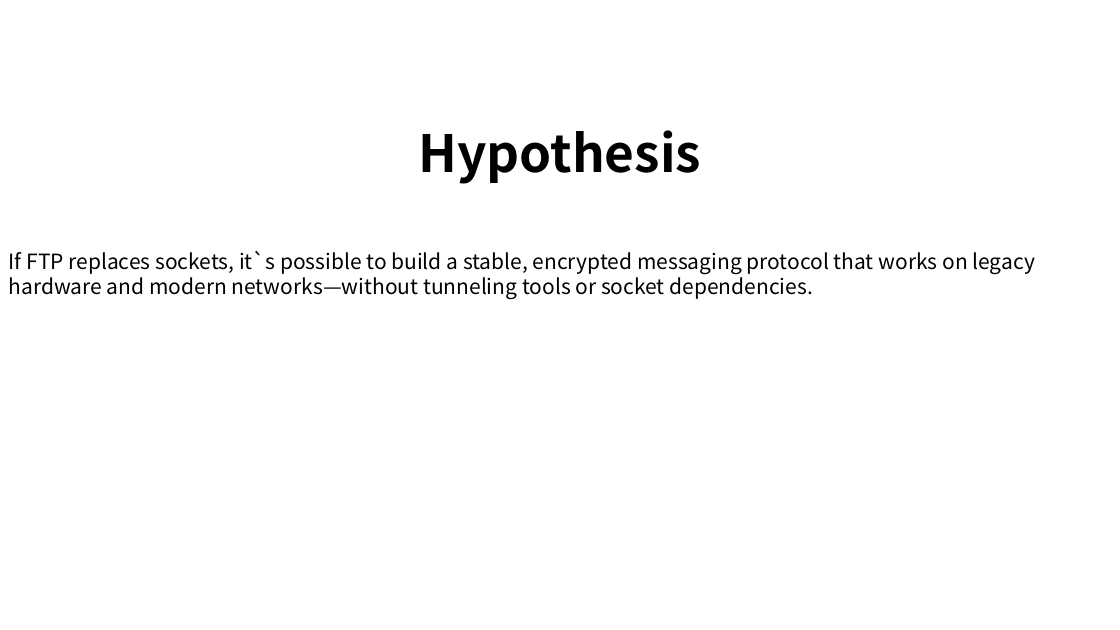
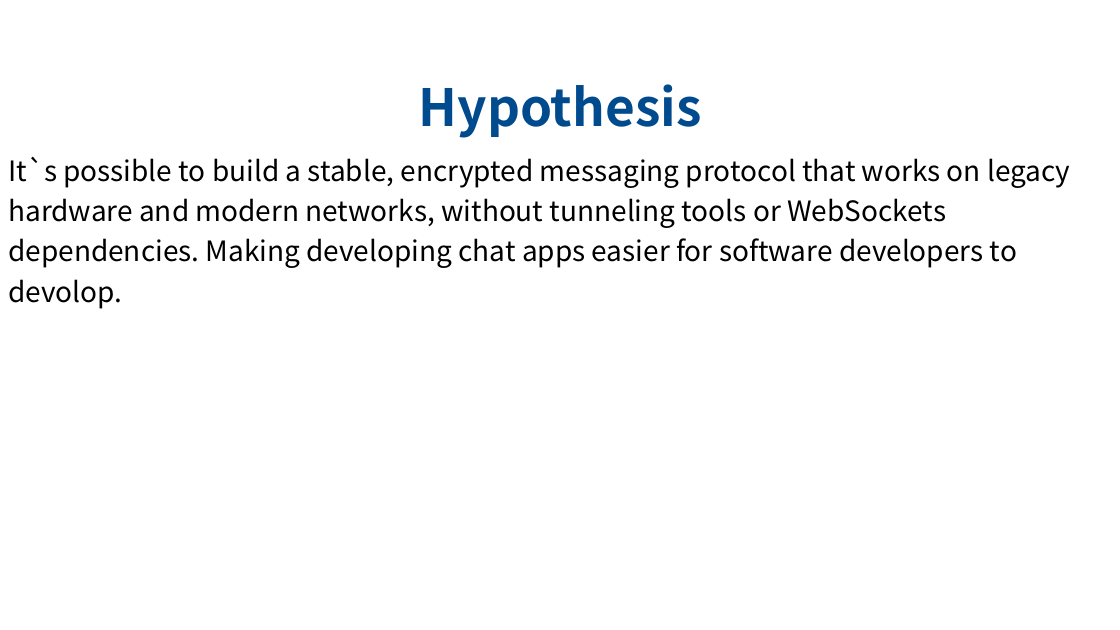
Before and after one commit to ahmedomar2014/FTPChat, a slide deck: slide 4 of Documentation/ISEF/Poster.pptx. Drawn at 1120x630 pixels with LibreOffice and Linux fonts; fonts in the diff are those of the drawing. Boxes give left, top, right and bottom in pixels: in the first picture for what was removed or moved away, otherwise in the second. Text is boxed around its words. In the diff, an @@ line names an element or a change of style, - is before the commit and + after.

```diff
--- a/Documentation/ISEF/Poster.pptx
+++ b/Documentation/ISEF/Poster.pptx
@@ text "Hypothesis": place and size @@
-text "Hypothesis" at (418, 130, 701, 184)
+text "Hypothesis" at (419, 84, 702, 138)
@@ text "Hypothesis" at (419, 84, 702, 138): text colour #000000 to #004A8E @@
@@ text at (8, 157, 1070, 309): text changed; size 18 to 24 pt @@
-If FTP replaces sockets, it`s possible to build a stable, encrypted messaging protocol that works on legacy hardware and modern networks—without tunneling tools or socket dependencies.
+It`s possible to build a stable, encrypted messaging protocol that works on legacy hardware and modern networks, without tunneling tools or WebSockets dependencies. Making developing chat apps easier for software developers to devolop.
```
Also in this commit, not shown: 11 other slides changed, 15 other files.
